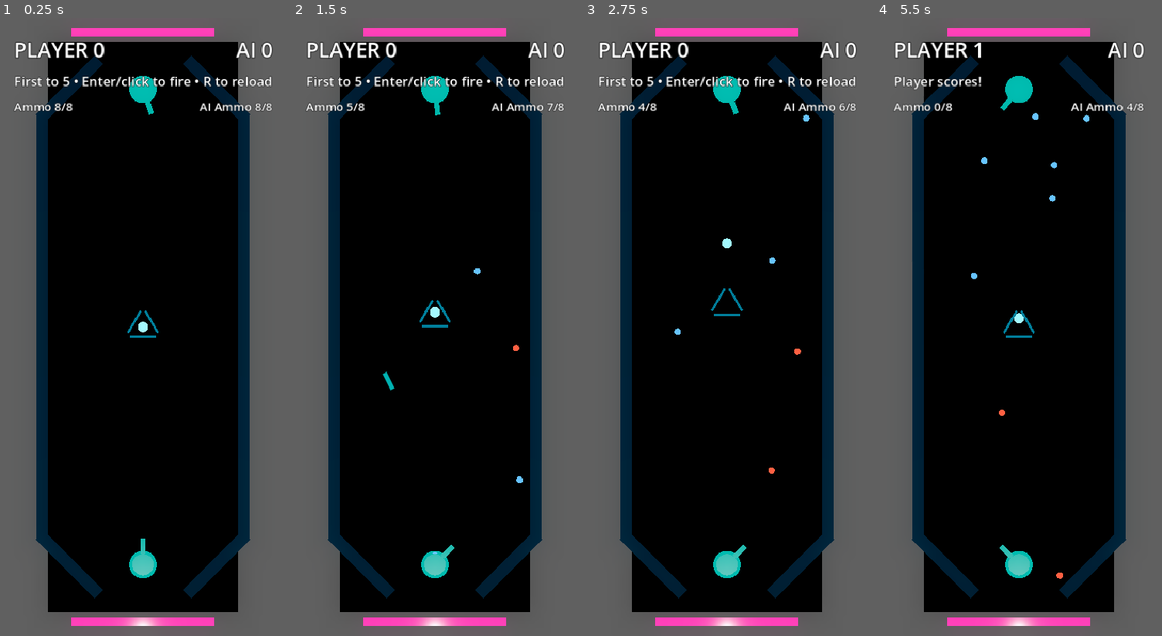
Above: before the commit, frames 1-4 (left to right).
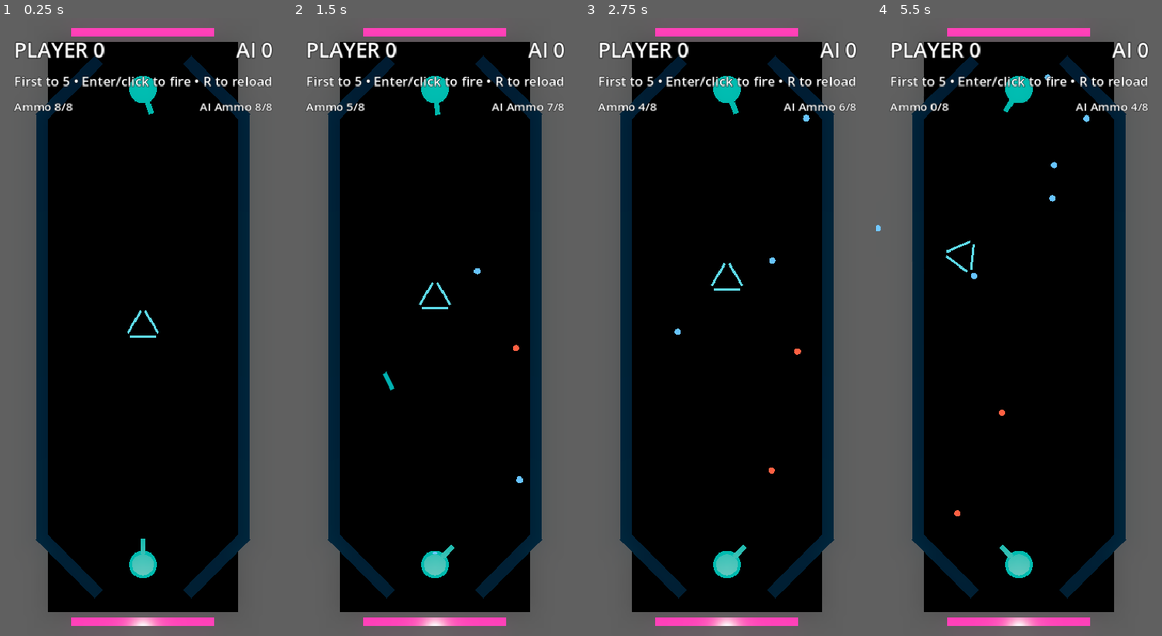
Above: after the commit, the same moments.

Repository: mchambers-mojang/sweet-vinegar-games
Game: Godot game, scene res://carom/scenes/carom_arena.tscn
The game is run twice, just before and just after one commit, with the same random seed, the same clock (stepped at 60 frames per second) and the same inputs. This scene is started directly instead of the project's main scene.
Inputs (mouse positions are in pixels of both pictures, inside the frame that each line leads up to):
- Up to frame 1 (0.25 s): no input
- Up to frame 2 (1.5 s): tap Enter (ui_accept) at 0.5, 0.77, 1.25 s; move the mouse to (497, 296) at 0.52 s; hold Right (ui_right) 0.53-1.25 s; hold Shift 0.53-1.25 s; click (497, 296) at 0.67 s; drag from (377, 357) to (420, 450) at 1.27 s
- Up to frame 3 (2.75 s): tap Enter (ui_accept) at 2 s; move the mouse to (755, 191) at 2.02 s; hold Right (ui_right) from 2.03 s (still down); tap Ctrl at 2.1 s
- Up to frame 4 (5.5 s): release Right (ui_right) at 2.75 s; tap Enter (ui_accept) at 2.75, 3.5, 3.77, 4.25 s; drag from (1004, 450) to (933, 234) at 2.77 s; move the mouse to (1104, 419) at 3.52 s; hold Left (ui_left) 3.53-4.25 s; tap R at 3.6 s; drag from (933, 234) to (976, 172) at 4.27 s; move the mouse to (1033, 327) at 5.02 s; hold Left (ui_left) from 5.03 s (still down); tap Q at 5.1 s; click (1033, 327) at 5.17 s

The runs differ from the first frame. In frame 1, 0.2% of the frame differs, in the area x 44-56%, y 47-52%; in frame 2, 0.2%; in frame 3, 0.2%; in frame 4, 2.4%, in the area x 0-96%, y 3-91%.

Commit message:
simplify: single RigidBody3D triangle puck, spins on Y only
Removed ball entirely — the triangle itself IS the puck.
- Single RigidBody3D (no Node3D wrapper, no child bodies)
- axis_lock_angular_x/z = true (stays flat, spins on Y freely)
- Off-center hits make it spin, changing which face is exposed
- Reverted arena/projectile/game to direct CaromPuck checks

Co-authored-by: Copilot <223556219+Copilot@users.noreply.github.com>

Diff:
--- a/carom/scenes/carom_puck.tscn
+++ b/carom/scenes/carom_puck.tscn
@@ -1,113 +1,66 @@
-[gd_scene load_steps=10 format=3]
+[gd_scene load_steps=6 format=3]
 
 [ext_resource type="Script" path="res://carom/scripts/carom_puck.gd" id="1"]
-
-; === CAGE: triangular prism (3 thick walls forming a triangle) ===
 
 ; Wall collision shape — each side of the triangle
 [sub_resource type="BoxShape3D" id="2"]
 size = Vector3(1.1, 0.3, 0.15)
 
-; Wall mesh (visual, slightly smaller than collision)
+; Wall mesh
 [sub_resource type="BoxMesh" id="6"]
 size = Vector3(1.08, 0.28, 0.1)
 
-; Wall material — dim neon edges
+; Wall material — neon edges
 [sub_resource type="StandardMaterial3D" id="7"]
 albedo_color = Color(0.02, 0.08, 0.1, 1)
 emission_enabled = true
-emission = Color(0.08, 0.5, 0.6, 1)
-emission_energy_multiplier = 0.8
+emission = Color(0.1, 0.7, 0.8, 1)
+emission_energy_multiplier = 1.0
 roughness = 0.2
 
-; Cage physics material
+; Physics material
 [sub_resource type="PhysicsMaterial" id="5"]
 friction = 0.15
 bounce = 0.75
 
-; === BALL: sphere rolling inside the triangle ===
-
-[sub_resource type="SphereShape3D" id="1"]
-radius = 0.22
-
-[sub_resource type="SphereMesh" id="3"]
-radius = 0.22
-height = 0.44
-
-; Ball material — bright neon core
-[sub_resource type="StandardMaterial3D" id="4"]
-albedo_color = Color(0.05, 0.2, 0.25, 1)
-emission_enabled = true
-emission = Color(0.15, 0.9, 1.0, 1)
-emission_energy_multiplier = 1.0
-roughness = 0.08
-
-; Ball physics material — steel bearing
-[sub_resource type="PhysicsMaterial" id="8"]
-friction = 0.05
-bounce = 0.9
-
-; === ROOT ===
-
-[node name="CaromPuck" type="Node3D"]
+[node name="CaromPuck" type="RigidBody3D"]
 script = ExtResource("1")
-
-; === CAGE: triangular prism, lock_rotation stays flat ===
-[node name="Cage" type="RigidBody3D" parent="."]
-mass = 1.0
+mass = 1.4
 physics_material_override = SubResource("5")
 linear_damp = 0.35
-angular_damp = 1.0
+angular_damp = 0.4
 continuous_cd = true
-lock_rotation = true
 
-; Wall A: top side (Z+), facing inward
-[node name="WallACol" type="CollisionShape3D" parent="Cage"]
+; Wall A: top side
+[node name="WallACol" type="CollisionShape3D" parent="."]
 position = Vector3(0, 0.4, 0.42)
 shape = SubResource("2")
 
-[node name="WallAMesh" type="MeshInstance3D" parent="Cage"]
+[node name="WallAMesh" type="MeshInstance3D" parent="."]
 position = Vector3(0, 0.4, 0.42)
 mesh = SubResource("6")
 material_override = SubResource("7")
 
 ; Wall B: bottom-right, rotated 120 degrees
-[node name="WallBCol" type="CollisionShape3D" parent="Cage"]
+[node name="WallBCol" type="CollisionShape3D" parent="."]
 position = Vector3(0.364, 0.4, -0.21)
 rotation = Vector3(0, 2.094, 0)
 shape = SubResource("2")
 
-[node name="WallBMesh" type="MeshInstance3D" parent="Cage"]
+[node name="WallBMesh" type="MeshInstance3D" parent="."]
 position = Vector3(0.364, 0.4, -0.21)
 rotation = Vector3(0, 2.094, 0)
 mesh = SubResource("6")
 material_override = SubResource("7")
 
 ; Wall C: bottom-left, rotated 240 degrees
-[node name="WallCCol" type="CollisionShape3D" parent="Cage"]
+[node name="WallCCol" type="CollisionShape3D" parent="."]
 position = Vector3(-0.364, 0.4, -0.21)
 rotation = Vector3(0, 4.189, 0)
 shape = SubResource("2")
 
-[node name="WallCMesh" type="MeshInstance3D" parent="Cage"]
+[node name="WallCMesh" type="MeshInstance3D" parent="."]
 position = Vector3(-0.364, 0.4, -0.21)
 rotation = Vector3(0, 4.189, 0)
 mesh = SubResource("6")
 material_override = SubResource("7")
-
-; === BALL: free-rolling sphere inside the triangle ===
-[node name="Ball" type="RigidBody3D" parent="."]
-mass = 2.0
-physics_material_override = SubResource("8")
-linear_damp = 0.15
-angular_damp = 0.05
-continuous_cd = true
-
-[node name="BallCol" type="CollisionShape3D" parent="Ball"]
-position = Vector3(0, 0.4, 0)
-shape = SubResource("1")
-
-[node name="BallMesh" type="MeshInstance3D" parent="Ball"]
-position = Vector3(0, 0.4, 0)
-mesh = SubResource("3")
-material_override = SubResource("4")
--- a/carom/scripts/carom_arena.gd
+++ b/carom/scripts/carom_arena.gd
@@ -44,27 +44,17 @@
 	if body is CaromProjectile:
 		(body as CaromProjectile).enter_goal()
 		return
-	# Cage or Ball RigidBody3D — check if parent is the puck
-	var puck_node := _get_puck_from_body(body)
-	if _goal_locked or puck_node == null:
+	if _goal_locked or not body is CaromPuck:
 		return
 	_goal_locked = true
-	goal_scored.emit(&"north", puck_node)
+	goal_scored.emit(&"north", body as CaromPuck)
 
 
 func _on_north_goal_body_entered(body: Node) -> void:
 	if body is CaromProjectile:
 		(body as CaromProjectile).enter_goal()
 		return
-	var puck_node := _get_puck_from_body(body)
-	if _goal_locked or puck_node == null:
+	if _goal_locked or not body is CaromPuck:
 		return
 	_goal_locked = true
-	goal_scored.emit(&"south", puck_node)
-
-
-func _get_puck_from_body(body: Node) -> CaromPuck:
-	var parent := body.get_parent()
-	if parent is CaromPuck:
-		return parent as CaromPuck
-	return null
+	goal_scored.emit(&"south", body as CaromPuck)
--- a/carom/scripts/carom_game.gd
+++ b/carom/scripts/carom_game.gd
@@ -79,7 +79,7 @@
 
 	player_turret.global_position = arena.get_turret_spawn_position(&"north")
 	ai_turret.global_position = arena.get_turret_spawn_position(&"south")
-	puck.set_puck_position(arena.get_puck_spawn_position())
+	puck.global_position = arena.get_puck_spawn_position()
 
 	player_turret.configure(&"north", CaromTurret.ControlMode.HUMAN, 0.0, Color(0.2, 0.6, 1.0))
 	ai_turret.configure(&"south", CaromTurret.ControlMode.AI, 180.0, Color(1.0, 0.25, 0.2))
--- a/carom/scripts/carom_projectile.gd
+++ b/carom/scripts/carom_projectile.gd
@@ -41,15 +41,10 @@
 
 func _handle_collision(collision: KinematicCollision3D) -> void:
 	var collider := collision.get_collider()
-	# Collider may be the Cage or Ball RigidBody3D — check parent for CaromPuck
-	var puck_node: CaromPuck = null
-	if collider is Node:
-		var parent := (collider as Node).get_parent()
-		if parent is CaromPuck:
-			puck_node = parent as CaromPuck
-	if puck_node:
-		var impact_offset := collision.get_position() - puck_node.get_puck_position()
-		puck_node.apply_impulse(direction * puck_impulse, impact_offset)
+	if collider is CaromPuck:
+		var puck := collider as CaromPuck
+		var impact_offset := collision.get_position() - puck.global_position
+		puck.apply_impulse(direction * puck_impulse, impact_offset)
 	# Bounce off everything (walls, puck, other projectiles)
 	var normal := collision.get_normal()
 	direction = direction.bounce(normal).normalized()
--- a/carom/scripts/carom_puck.gd
+++ b/carom/scripts/carom_puck.gd
@@ -1,9 +1,8 @@
 class_name CaromPuck
-extends Node3D
+extends RigidBody3D
 
-## Crossfire-style puck: triangular prism cage with a ball rolling inside.
-## Cage (lock_rotation) provides 3 angled walls that deflect projectiles unpredictably.
-## Ball rolls freely inside — its momentum transfers through the cage walls.
+## Triangular prism puck — spins freely on Y axis, locked on X/Z.
+## The 3 angled faces create unpredictable deflections when hit.
 
 @export var max_speed: float = 14.0
 @export var stall_nudge_force: float = 0.18
@@ -13,13 +12,12 @@
 var _goal_targets: Array[Vector3] = []
 var _reset_position: Vector3 = Vector3.ZERO
 
-@onready var cage: RigidBody3D = $Cage
-@onready var ball: RigidBody3D = $Ball
-
 
 func _ready() -> void:
-	cage.can_sleep = false
-	ball.can_sleep = false
+	can_sleep = false
+	# Lock X and Z rotation, allow Y spin
+	axis_lock_angular_x = true
+	axis_lock_angular_z = true
 
 
 func configure(goal_targets: Array[Vector3], reset_position: Vector3) -> void:
@@ -30,77 +28,43 @@
 func reset_to_center(reset_position: Vector3 = Vector3.ZERO) -> void:
 	if reset_position == Vector3.ZERO:
 		reset_position = _reset_position
-	var pos := Vector3(reset_position.x, reset_height, reset_position.z)
-	cage.global_position = pos
-	cage.linear_velocity = Vector3.ZERO
-	cage.angular_velocity = Vector3.ZERO
-	ball.global_position = pos
-	ball.linear_velocity = Vector3.ZERO
-	ball.angular_velocity = Vector3.ZERO
+	global_position = Vector3(reset_position.x, reset_height, reset_position.z)
+	linear_velocity = Vector3.ZERO
+	angular_velocity = Vector3.ZERO
 
 
 func _physics_process(_delta: float) -> void:
-	# Use cage as primary position reference
-	var pos := cage.global_position
-
 	# Safety bounds check
-	if abs(pos.x) > 8.0 or pos.z < -2.0 or pos.z > 28.0 or abs(pos.y) > 3.0:
-		push_warning("Puck escaped bounds at %s — resetting" % str(pos))
+	if abs(global_position.x) > 8.0 or global_position.z < -2.0 or global_position.z > 28.0 or abs(global_position.y) > 3.0:
+		push_warning("Puck escaped bounds at %s — resetting" % str(global_position))
 		reset_to_center()
 		return
 
-	# Speed clamp on both bodies
-	var cage_speed := cage.linear_velocity.length()
-	if cage_speed > max_speed:
-		cage.linear_velocity = cage.linear_velocity.normalized() * max_speed
+	# Speed clamp
+	var speed := linear_velocity.length()
+	if speed > max_speed:
+		linear_velocity = linear_velocity.normalized() * max_speed
 
-	var ball_speed := ball.linear_velocity.length()
-	if ball_speed > max_speed:
-		ball.linear_velocity = ball.linear_velocity.normalized() * max_speed
-
-	# Keep ball Y locked to same height as cage (prevent flying out vertically)
-	if abs(ball.global_position.y - cage.global_position.y) > 0.3:
-		ball.global_position.y = cage.global_position.y
-		ball.linear_velocity.y = 0.0
-
-	# Stall nudge on cage
-	if stall_nudge_force > 0.0 and cage_speed <= stall_speed_threshold:
+	# Stall nudge
+	if stall_nudge_force > 0.0 and speed <= stall_speed_threshold:
 		_apply_goal_nudge()
-
-
-func get_puck_position() -> Vector3:
-	if cage:
-		return cage.global_position
-	return global_position
-
-
-func set_puck_position(value: Vector3) -> void:
-	if cage:
-		cage.global_position = value
-	if ball:
-		ball.global_position = value
-
-
-func apply_impulse(impulse: Vector3, position: Vector3 = Vector3.ZERO) -> void:
-	cage.apply_impulse(impulse, position)
 
 
 func _apply_goal_nudge() -> void:
 	if _goal_targets.is_empty():
 		return
 
-	var pos := cage.global_position
 	var nearest_goal := _goal_targets[0]
 	var nearest_distance: float = 1e20
 	for goal_target in _goal_targets:
-		var flat_distance := Vector2(goal_target.x - pos.x, goal_target.z - pos.z).length_squared()
+		var flat_distance := Vector2(goal_target.x - global_position.x, goal_target.z - global_position.z).length_squared()
 		if flat_distance < nearest_distance:
 			nearest_distance = flat_distance
 			nearest_goal = goal_target
 
-	var direction := nearest_goal - pos
+	var direction := nearest_goal - global_position
 	direction.y = 0.0
 	if direction.length_squared() <= 0.0001:
 		return
 
-	cage.apply_central_force(direction.normalized() * stall_nudge_force)
+	apply_central_force(direction.normalized() * stall_nudge_force)
